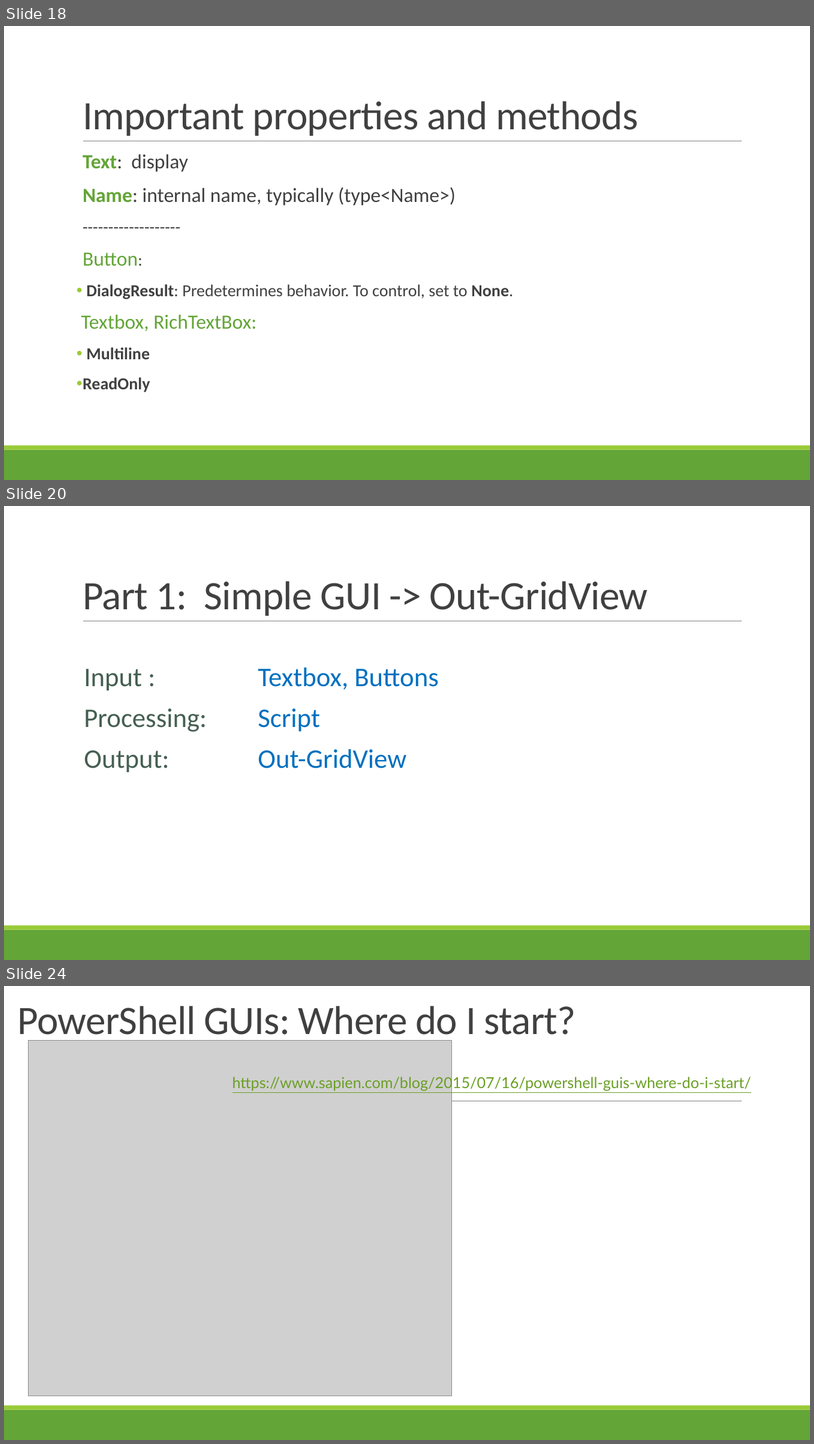
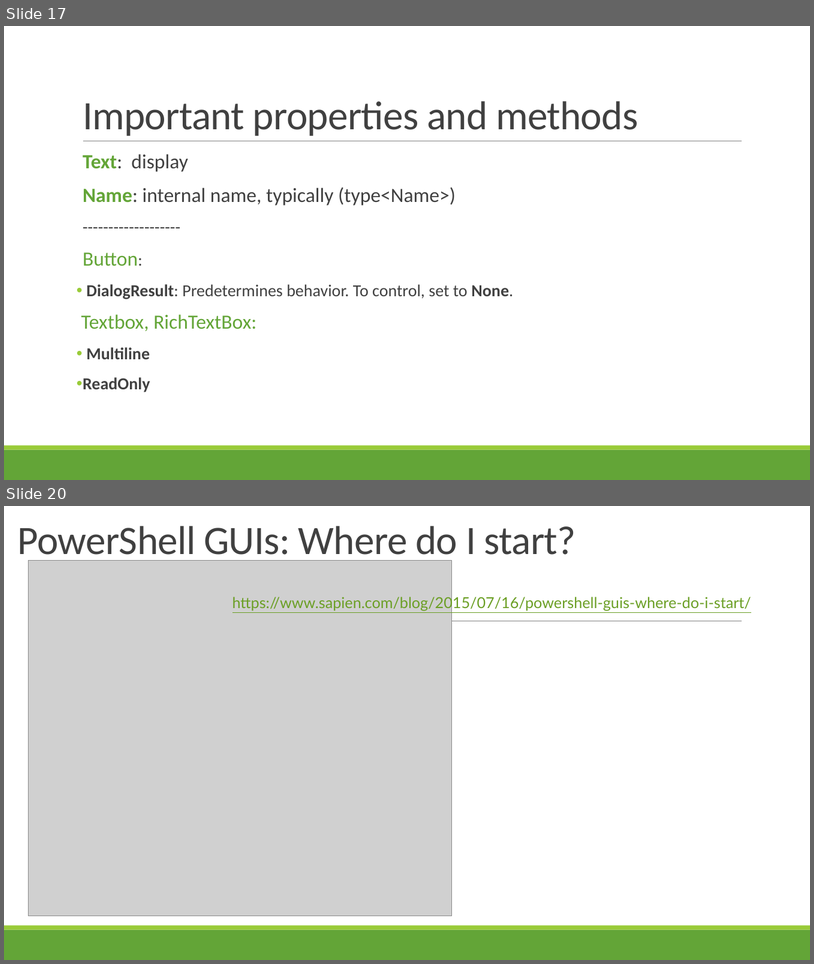
Before and after one commit to juneb/ThinkingInEvents, a slide deck: ThinkingInEvents-UserGroupTalk.pptx. Shown one above the other, each under a label of ours: slides 18, 20 and 24 before the commit, slides 17 and 20 after it; the slides between them are not shown. The pictures are 814x1444 and 814x964 pixels, drawn with LibreOffice and Linux fonts; fonts in the diff are those of the drawing; grey boxes stand for pictures. Boxes give left, top, right and bottom in pixels: in the first picture for what was removed or moved away, otherwise in the second. Text is boxed around its words. In the diff, an @@ line names an element or a change of style, - is before the commit and + after.

```diff
--- a/ThinkingInEvents-UserGroupTalk.pptx
+++ b/ThinkingInEvents-UserGroupTalk.pptx
@@ slide 20 removed at <box>4,506,810,960</box>, background #FFFFFF; not listed: 3 template elements that a slide beside it also shows @@
@@ title removed at <box>83,581,648,616</box> @@
-Part 1: Simple GUI -> Out-GridView
@@ text removed at <box>84,667,439,772</box> @@
-  Input : Textbox, Buttons
-  Processing: Script
-  Output: Out-GridView
@@ what was slide 18 is now slide 17 @@
@@ what was slide 24 is now slide 20 @@
```
Also in this commit, not shown: 7 slides changed, 1 slide added, 5 other slides removed.
